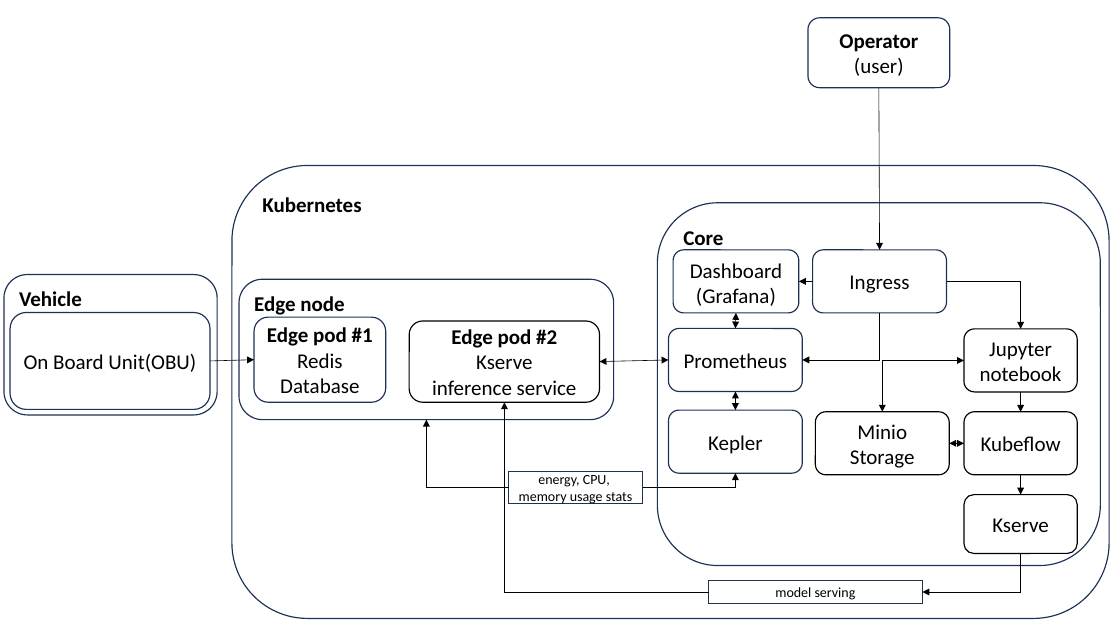
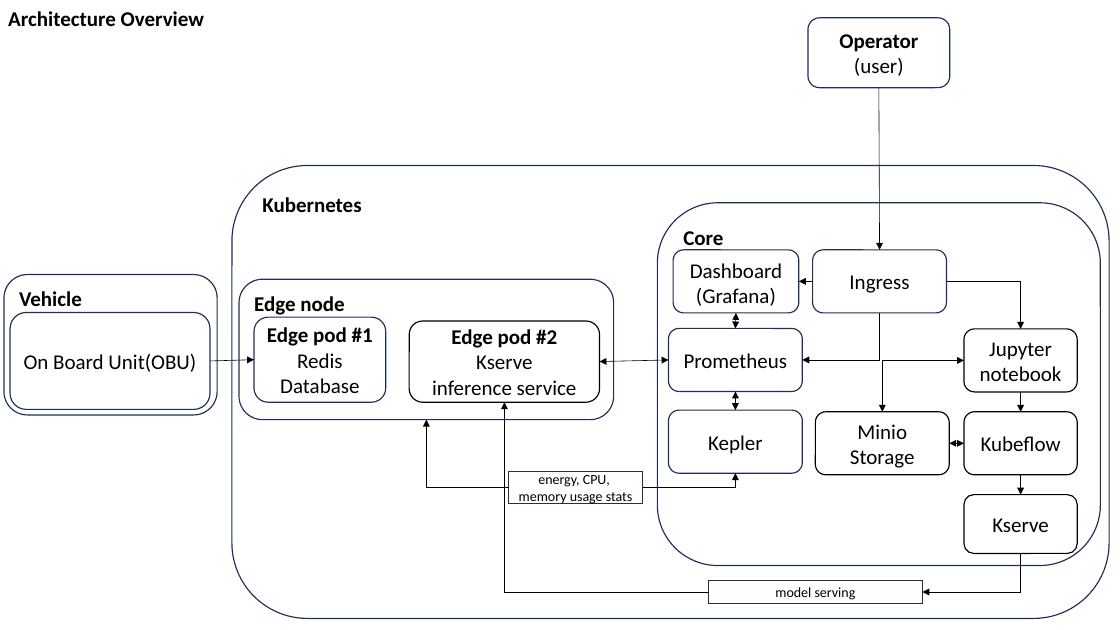
Before and after one commit to 5uperpalo/success6g-edge, a slide deck: slide 1 of img/success6g_edge_architecture.pptx. Drawn at 1120x630 pixels with LibreOffice and Linux fonts; fonts in the diff are those of the drawing. Boxes give left, top, right and bottom in pixels: in the first picture for what was removed or moved away, otherwise in the second. Text is boxed around its words. In the diff, an @@ line names an element or a change of style, - is before the commit and + after.

Commit message:
added architectures

```diff
--- a/img/success6g_edge_architecture.pptx
+++ b/img/success6g_edge_architecture.pptx
@@ text added at box(8, 11, 204, 26), 18 pt, text #000000, bold @@
+Architecture Overview
```
Also in this commit, not shown: 4 slides added, 3 other files.
